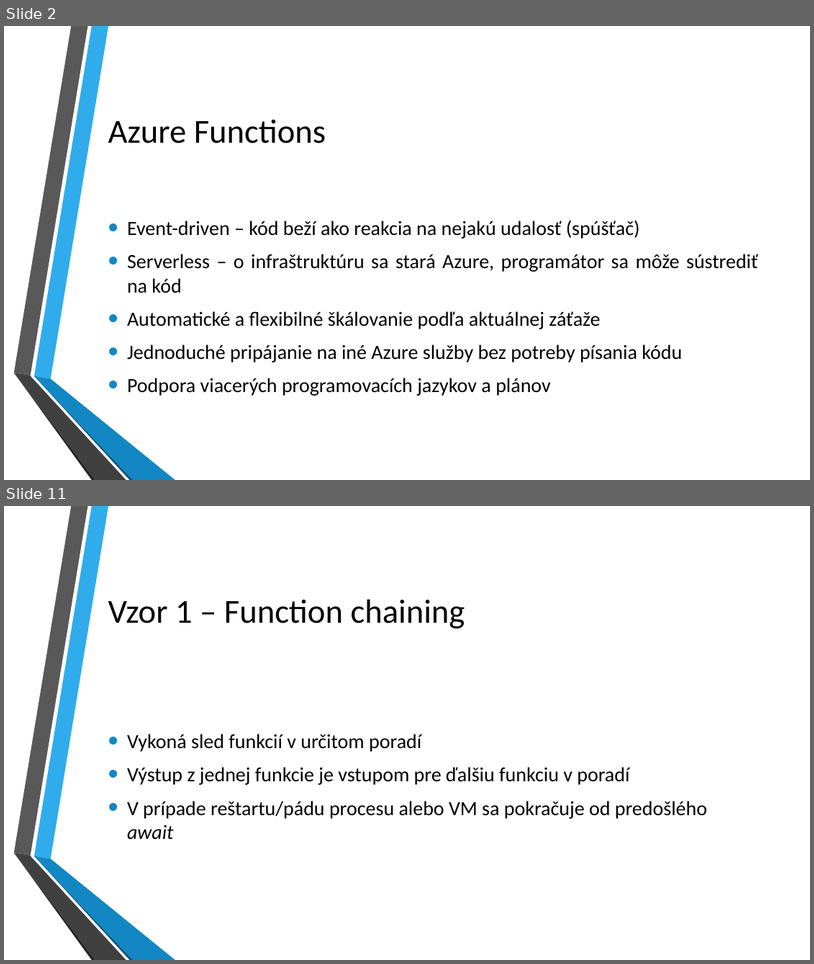
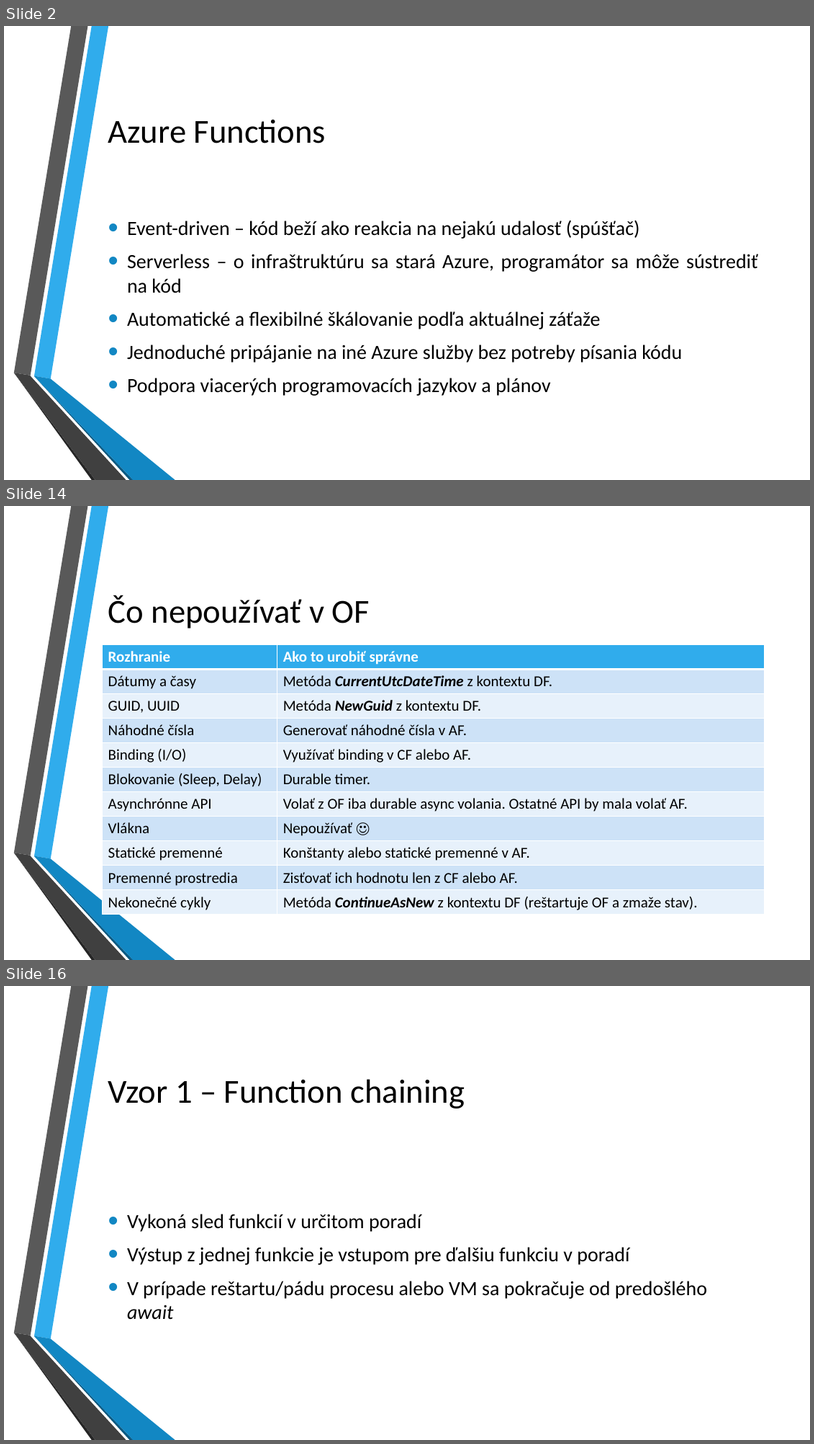
Before and after one commit to kubinko/Azure-Resources-Overview, a slide deck: 05 - Durable Functions/Durable Functions.pptx. Shown one above the other, each under a label of ours: slides 2 and 11 before the commit, slides 2, 14 and 16 after it; the slides between them are not shown. The pictures are 814x964 and 814x1444 pixels, drawn with LibreOffice and Linux fonts; fonts in the diff are those of the drawing; background and template pictures are left out. Boxes give left, top, right and bottom in pixels: in the first picture for what was removed or moved away, otherwise in the second. Text is boxed around its words. In the diff, an @@ line names an element or a change of style, - is before the commit and + after.

```diff
--- a/05 - Durable Functions/Durable Functions.pptx
+++ b/05 - Durable Functions/Durable Functions.pptx
@@ slide 14 added at [4, 506, 810, 960], background picture (left out); not listed: 6 template elements that a slide beside it also shows @@
@@ title added at [108, 595, 370, 628], 40 pt, text #000000 @@
+Čo nepoužívať v OF
@@ table added at [102, 644, 764, 914], 11 rows, 2 columns @@
+Rozhranie | Ako to urobiť správne
+Dátumy a časy | Metóda CurrentUtcDateTime z kontextu DF.
+GUID, UUID | Metóda NewGuid z kontextu DF.
+Náhodné čísla | Generovať náhodné čísla v AF.
+Binding (I/O) | Využívať binding v CF alebo AF.
+Blokovanie (Sleep, Delay) | Durable timer.
+Asynchrónne API | Volať z OF iba durable async volania. Ostatné API by mala volať AF.
+Vlákna | Nepoužívať ☺
+Statické premenné | Konštanty alebo statické premenné v AF.
+Premenné prostredia | Zisťovať ich hodnotu len z CF alebo AF.
+Nekonečné cykly | Metóda ContinueAsNew z kontextu DF (reštartuje OF a zmaže stav).
@@ what was slide 11 is now slide 16 @@
```
Also in this commit, not shown: 10 slides changed, 20 other slides added.
